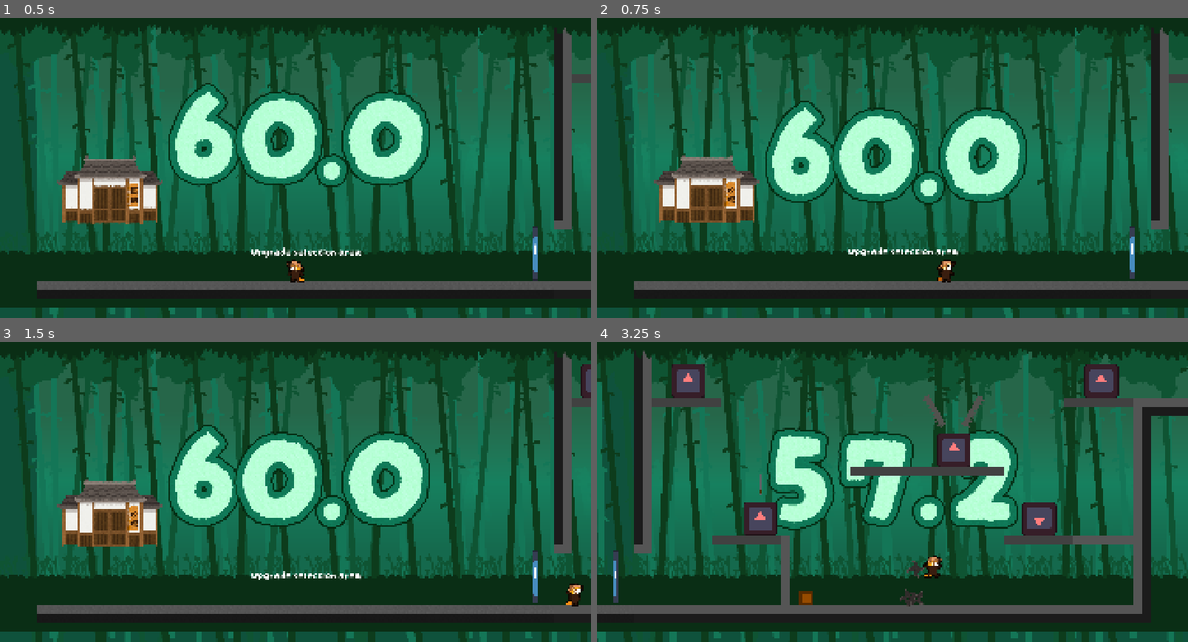
Above: before the commit, frames 1-4 (two rows, left to right).
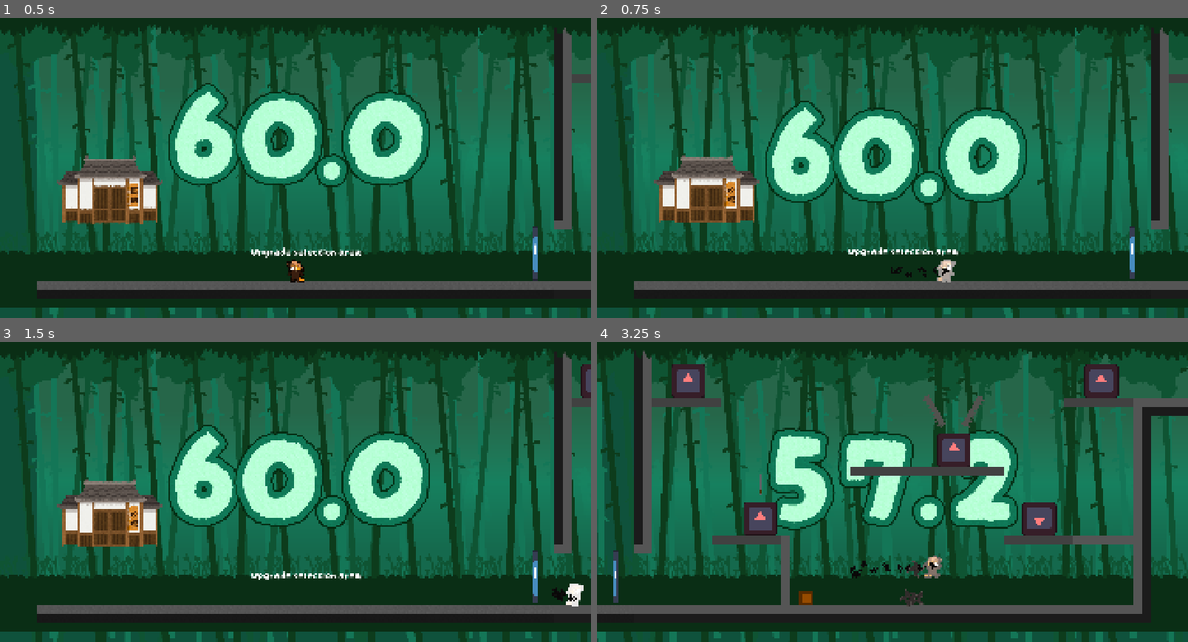
Above: after the commit, the same moments.

Repository: Tyrannicodin/GMTK-jam-2026
Game: Godot game, scene res://game/game.tscn
Same seed, same stepped clock (60 frames per second), same inputs: the game is played once before the commit and once after it. This scene is started directly instead of the project's main scene. The engine's default icon, where the game draws it, is replaced by a stand-in: a white triangle on a blue panel in a dark square.
Inputs (mouse positions are in pixels of both pictures, inside the frame that each line leads up to):
- Up to frame 1 (0.5 s): no input
- Up to frame 2 (0.75 s): move the mouse to (1022, 135) at 0.52 s; hold D (right) from 0.53 s (still down); tap C (dash) at 0.6 s; click (1022, 135) at 0.67 s
- Up to frame 3 (1.5 s): keep holding D (right); tap Space (jump) at 0.77 s; move the mouse to (177, 492) at 1.27 s; tap C (dash) at 1.35 s
- Up to frame 4 (3.25 s): tap Space (jump) at 1.52, 3.02 s; move the mouse to (951, 402) at 2.02 s; release D (right) at 2.03 s; hold A (left) 2.03-2.78 s; tap E (interact) at 2.1 s; tap C (dash) at 2.3, 3.05 s; move the mouse to (862, 543) at 2.77 s; hold D (right) from 2.78 s (still down); tap Shift (special) at 2.85 s; click (862, 543) at 2.92 s

Frame 1 is identical in both runs. In frame 2, 0.2% of the frame differs, in the area x 49-61%, y 80-89%; in frame 3, 0.2%; in frame 4, 0.3%, in the area x 42-59%, y 71-79%.

Commit message:
dash effect

Diff:
--- /dev/null
+++ b/game/player/dash_particles.gd
@@ -0,0 +1,13 @@
+extends CPUParticles2D
+
+func _ready() -> void:
+	emitting = false
+
+func emit_for_time(time: float, dash_direction: Vector2):
+	direction = dash_direction * -1
+
+	emitting = true
+
+	await get_tree().create_timer(time).timeout
+
+	emitting = false
--- a/game/player/player.gd
+++ b/game/player/player.gd
@@ -76,6 +76,9 @@
 func _physics_process(delta):
 	dash_timer -= delta
 	jutsu_timer -= delta
+
+	# Make the dash look pretty
+	%TextureRect.set_instance_shader_parameter("intensity", max(dash_timer / DASH_LENGTH, 0))
 
 	# Add the gravity.
 	if dash_timer <= 0:
@@ -208,6 +211,8 @@
 	dash_count -= 1
 	dashing = true
 
+	%DashParticles.emit_for_time(DASH_LENGTH, direction)
+
 func shuriken_jutsu():
 	for i in range(3):
 		var s: RigidBody2D = ShurikenJutsu.instantiate()
--- a/game/player/player.tscn
+++ b/game/player/player.tscn
@@ -8,6 +8,8 @@
 [ext_resource type="Texture2D" uid="uid://b3h3vpdodqiso" path="res://assets/panda/irasu_paper.png" id="3_anr75"]
 [ext_resource type="Texture2D" uid="uid://d1sj3k2ln8qjj" path="res://assets/panda/panda3.png" id="4_5fytw"]
 [ext_resource type="Script" uid="uid://dx4xnqkbaeiyo" path="res://game/player/input_buffer.gd" id="8_epvkq"]
+[ext_resource type="Script" uid="uid://is8k5ng0s58f" path="res://game/player/dash_particles.gd" id="9_5ghna"]
+[ext_resource type="Texture2D" uid="uid://bmhjgt5fmhqj3" path="res://assets/attacks/ninja_syuriken2.png" id="9_j0mij"]
 
 [sub_resource type="ShaderMaterial" id="ShaderMaterial_anr75"]
 shader = ExtResource("2_epvkq")
@@ -82,9 +84,8 @@
 position = Vector2(49.999992, 49.999992)
 scale = Vector2(0.4, 0.4)
 sprite_frames = SubResource("SpriteFrames_km8ha")
-animation = &"dash"
+animation = &"idle"
 autoplay = "idle"
-frame_progress = 0.09936812
 
 [node name="CollisionShape2D" type="CollisionShape2D" parent="." unique_id=5305132]
 position = Vector2(1, 11)
@@ -106,9 +107,29 @@
 unique_name_in_owner = true
 
 [node name="TextureRect" type="TextureRect" parent="." unique_id=858388780]
+unique_name_in_owner = true
 material = SubResource("ShaderMaterial_5fytw")
+instance_shader_parameters/intensity = 0.0
 offset_left = -51.0
 offset_top = -51.0
 offset_right = 461.0
 offset_bottom = 461.0
 texture = SubResource("ViewportTexture_anr75")
+
+[node name="DashParticles" type="CPUParticles2D" parent="." unique_id=1983856765]
+unique_name_in_owner = true
+amount = 80
+texture = ExtResource("9_j0mij")
+lifetime = 0.5
+lifetime_randomness = 0.4
+emission_shape = 1
+emission_sphere_radius = 20.0
+gravity = Vector2(0, 0)
+initial_velocity_min = 50.0
+initial_velocity_max = 100.0
+angle_min = -81.0
+angle_max = 205.5
+scale_amount_min = 0.02
+scale_amount_max = 0.05
+color = Color(0.19076231, 0.19076231, 0.19076234, 1)
+script = ExtResource("9_5ghna")
--- a/game/player/player_outline.gdshader
+++ b/game/player/player_outline.gdshader
@@ -1,6 +1,10 @@
 shader_type canvas_item;
 uniform float outline_size = 0.05;
 uniform vec3 outline_color: source_color;
+
+instance uniform float intensity: hint_range(0.0, 1.0, 0.01) = 0.0;
+const vec3 WHITE = vec3(1., 1., 1.);
+
 
 void vertex() {
 	// Called for every vertex the material is visible on.
@@ -28,6 +32,8 @@
 	if (COLOR.a < 0.8) {
 		COLOR = outline;
 	}
+
+	COLOR = vec4(mix(COLOR.rgb, WHITE.rgb, intensity), COLOR.a);
 }
 
 //void light() {
Not shown, added: game/player/dash_particles.gd.uid
